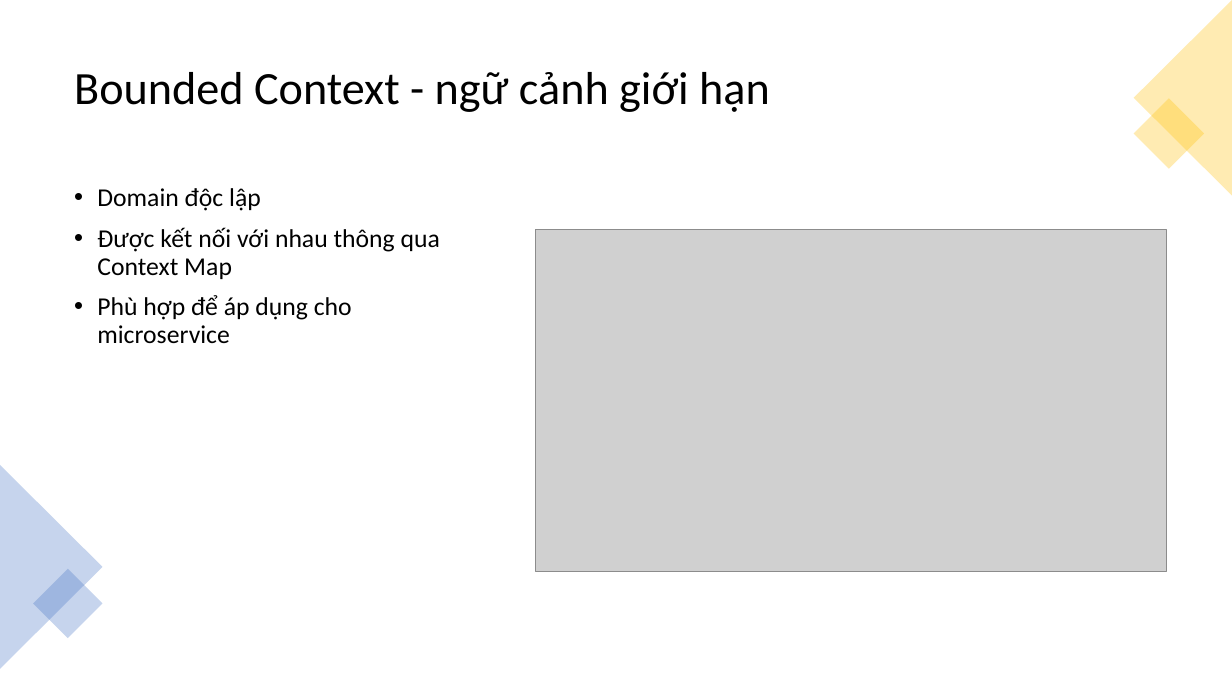
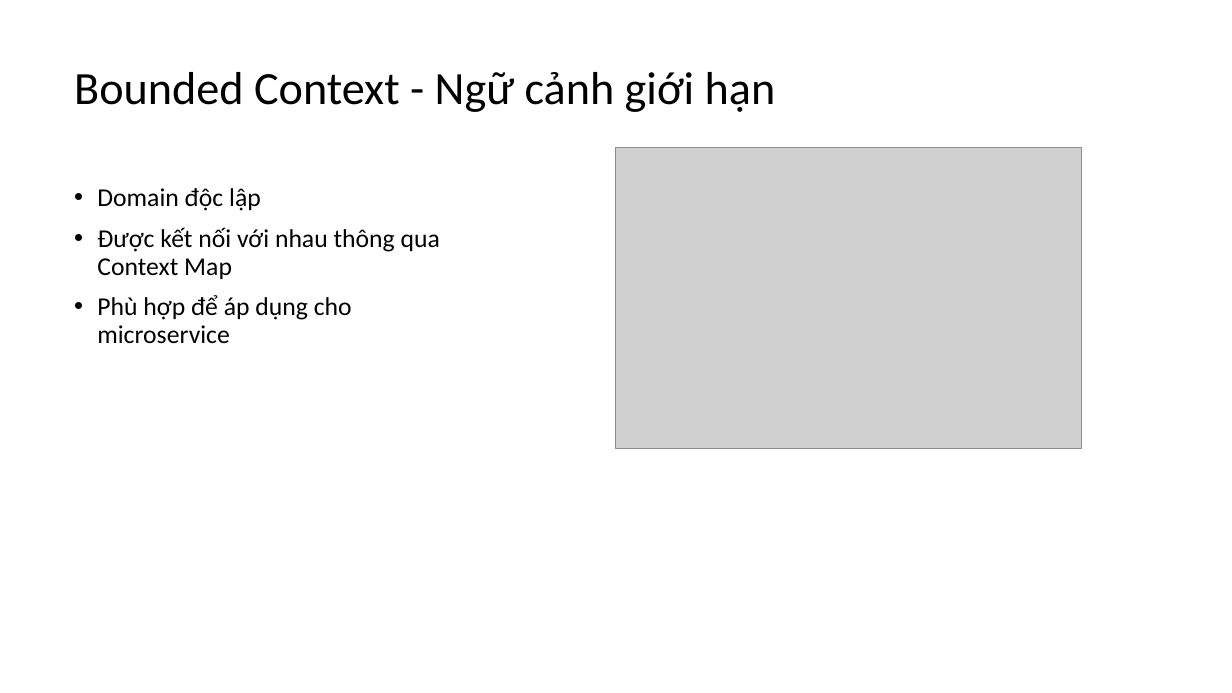
Before and after one commit to truongdinhthien/DDD-Docs, a slide deck: slide 6 of DDD.pptx. Drawn at 1232x693 pixels with LibreOffice and Linux fonts; fonts in the diff are those of the drawing; grey boxes stand for pictures. Boxes give left, top, right and bottom in pixels: in the first picture for what was removed or moved away, otherwise in the second. Text is boxed around its words. In the diff, an @@ line names an element or a change of style, - is before the commit and + after.

```diff
--- a/DDD.pptx
+++ b/DDD.pptx
@@ triangle removed at (1134, 0, 1232, 196) @@
@@ title at (74, 72, 776, 112): text changed @@
-Bounded Context - ngữ cảnh giới hạn
+Bounded Context - Ngữ cảnh giới hạn
@@ rectangle removed at (1134, 99, 1204, 169) @@
@@ picture added at (616, 147, 1082, 448) @@
@@ picture removed at (535, 230, 1167, 571) @@
@@ triangle removed at (0, 465, 103, 669) @@
@@ rectangle removed at (33, 568, 103, 638) @@
```
Also in this commit, not shown: 4 other slides changed, 5 slides added, 1 other file.
